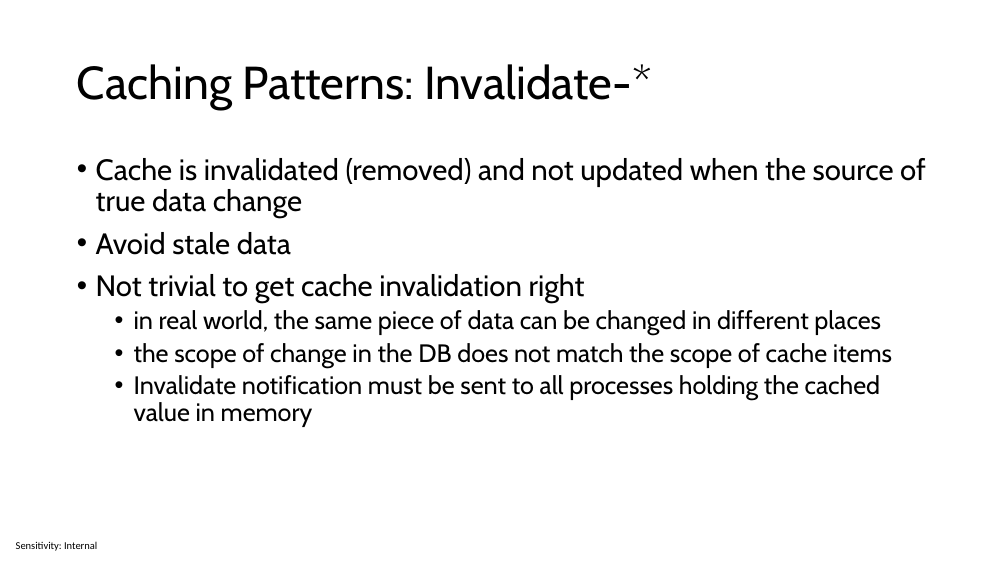
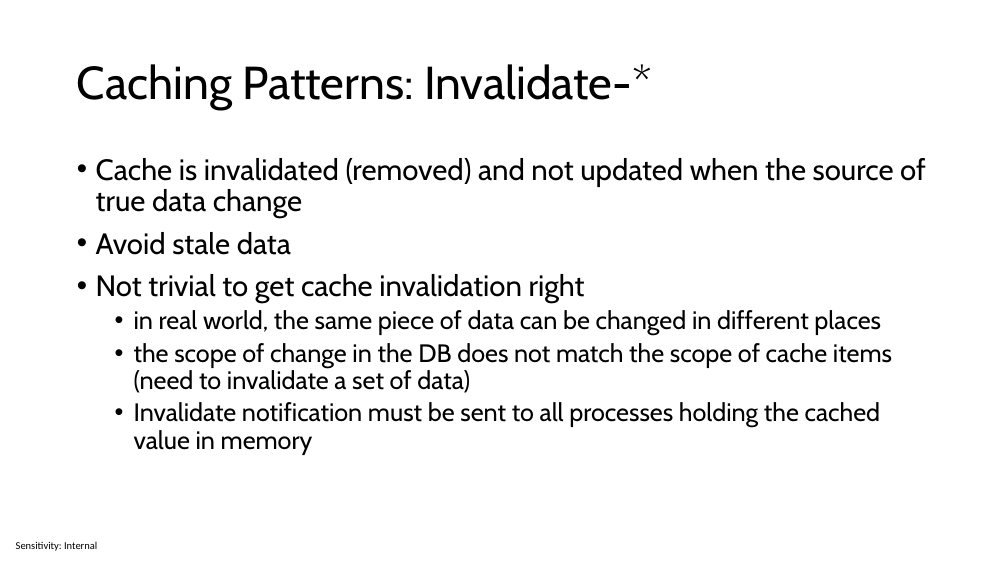
Before and after one commit to sabbadino/cache-like-a-pro-fusion-cache, a slide deck: slide 8 of cache-like-a-pro.pptx. Drawn at 1008x567 pixels with LibreOffice and Linux fonts; fonts in the diff are those of the drawing. Boxes give left, top, right and bottom in pixels: in the first picture for what was removed or moved away, otherwise in the second. Text is boxed around its words. In the diff, an @@ line names an element or a change of style, - is before the commit and + after.

```diff
--- a/cache-like-a-pro.pptx
+++ b/cache-like-a-pro.pptx
@@ text at box(134, 343, 892, 393): text changed @@
-  • the scope of change in the DB does not match the scope of cache items
+  • the scope of change in the DB does not match the scope of cache items (need to invalidate a set of data)
```
Also in this commit, not shown: 12 other slides changed, 4 slides added, 1 slide removed.
